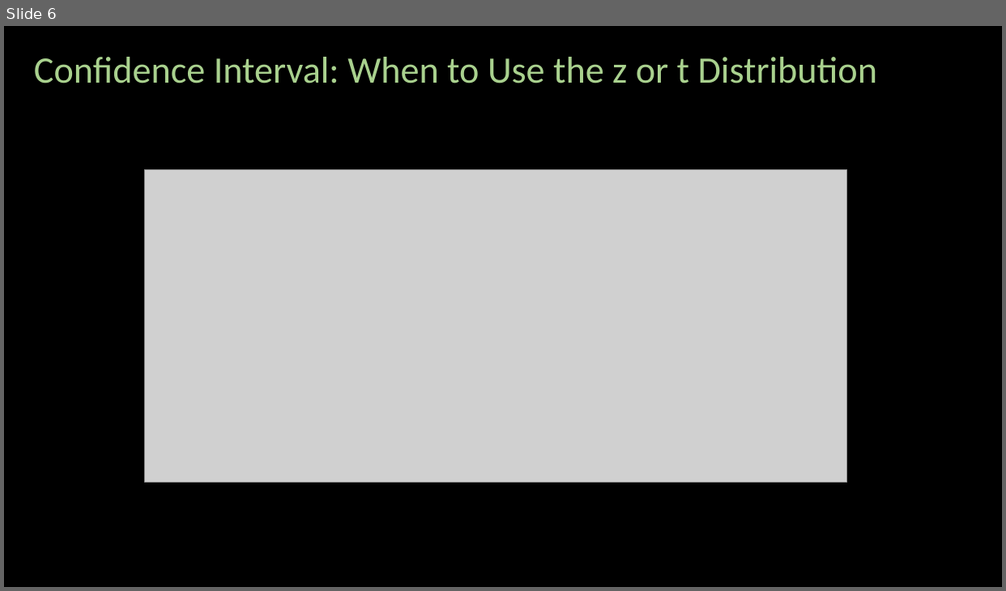
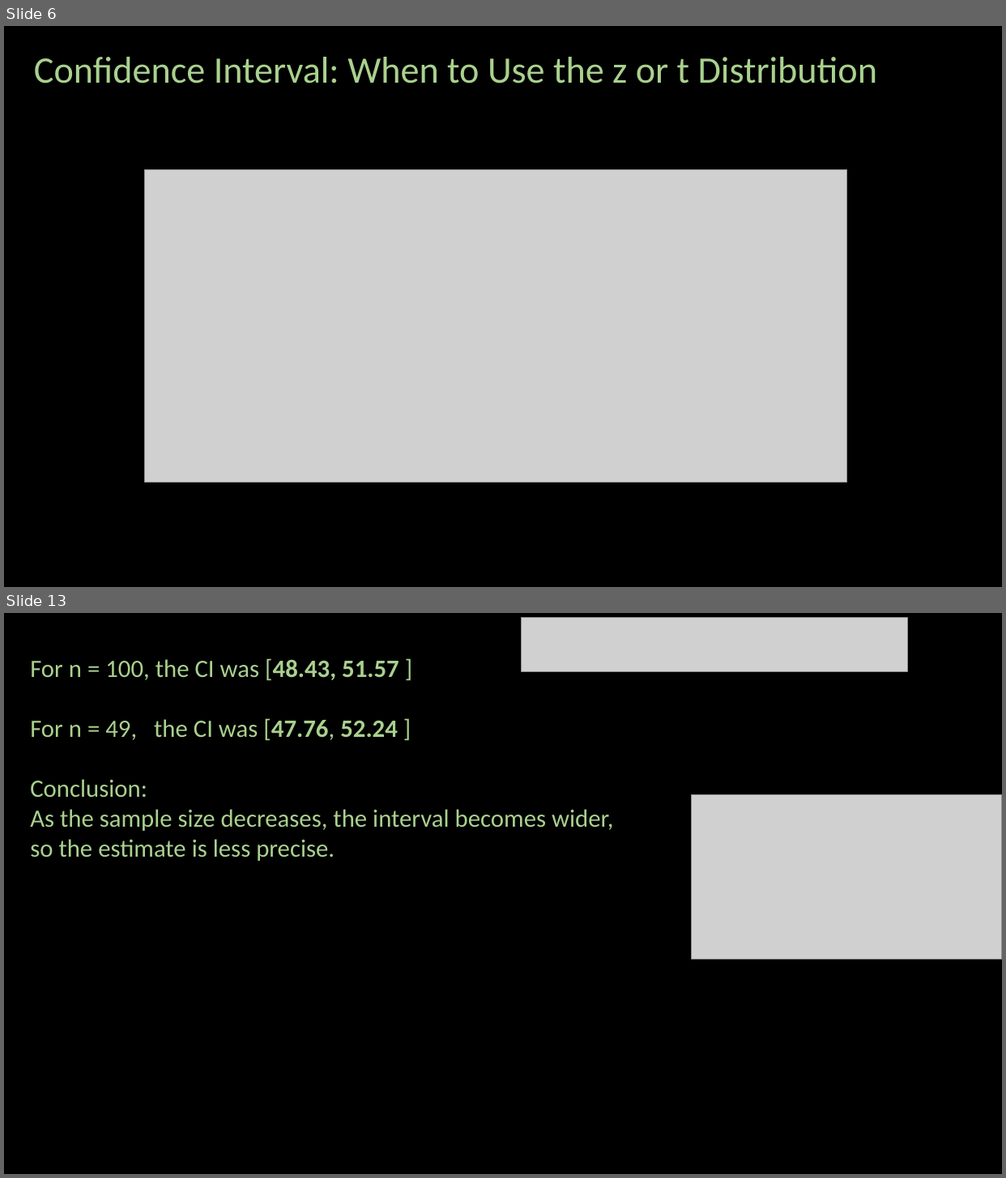
Before and after one commit to ash322ash422/youtube, a slide deck: probability_and_statistics/5_inference/confidence-interval.pptx. Shown one above the other, each under a label of ours: slide 6 before the commit, slides 6 and 13 after it; the slides between them are not shown. The pictures are 1006x591 and 1006x1178 pixels, drawn with LibreOffice and Linux fonts; fonts in the diff are those of the drawing; grey boxes stand for pictures; background and template pictures are left out. Boxes give left, top, right and bottom in pixels: in the first picture for what was removed or moved away, otherwise in the second. Text is boxed around its words. In the diff, an @@ line names an element or a change of style, - is before the commit and + after.

```diff
--- a/probability_and_statistics/5_inference/confidence-interval.pptx
+++ b/probability_and_statistics/5_inference/confidence-interval.pptx
@@ slide 13 added at <box>4,613,1002,1174</box>, background #000000 @@
@@ picture added at <box>522,618,908,672</box> @@
@@ text added at <box>30,658,613,861</box>, 24 pt, text #A9D18E @@
+For n = 100, the CI was [48.43, 51.57 ]
+For n = 49, the CI was [47.76, 52.24 ]
+Conclusion:
+As the sample size decreases, the interval becomes wider,
+so the estimate is less precise.
@@ picture added at <box>691,795,1002,959</box> @@
```
Also in this commit, not shown: 9 slides changed, 4 other slides added, 1 slide removed, 33 other files.
